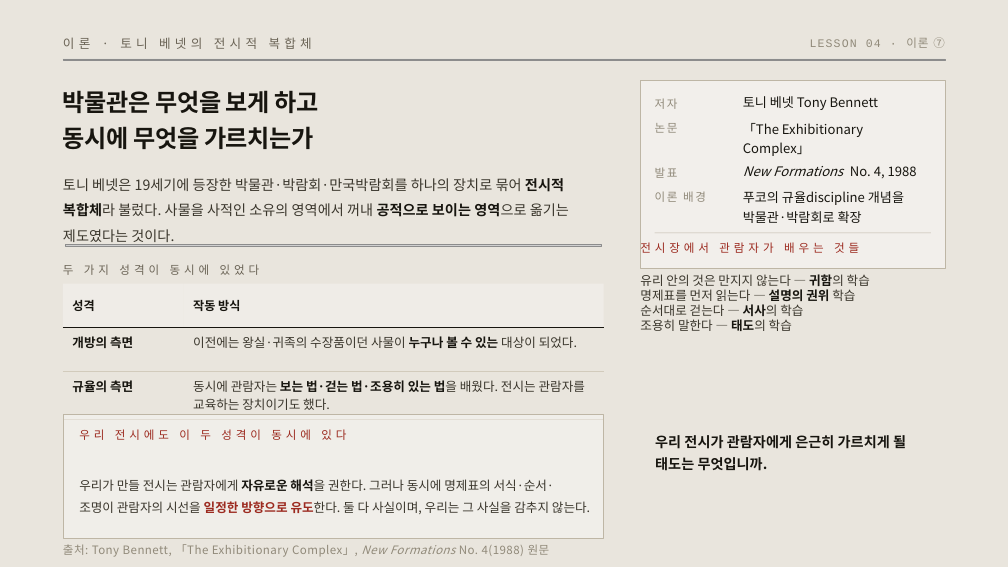
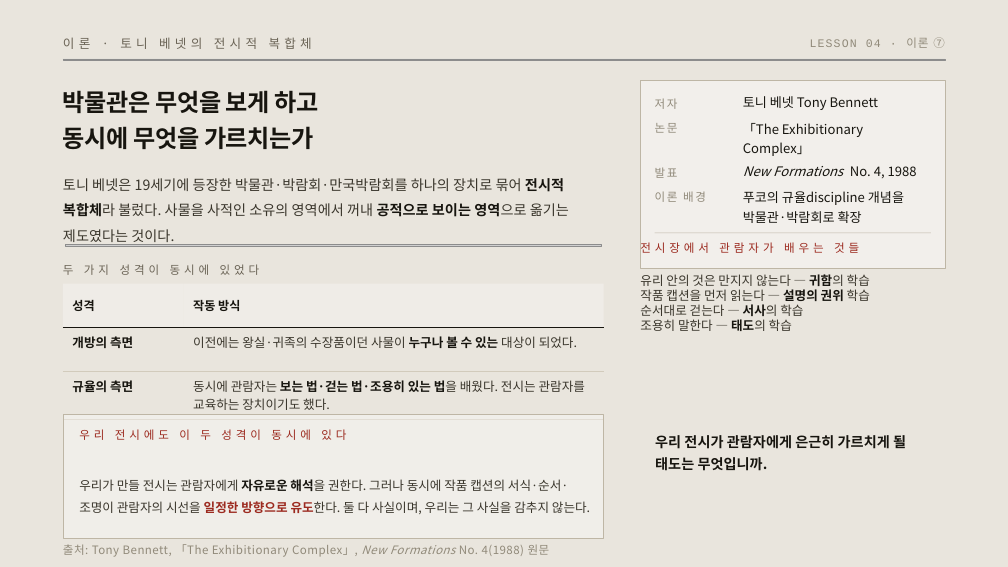
Before and after one commit to miran-artcode/museum, a slide deck: slide 23 of ppt/4차시_학생용_유물은_어떻게_만들어지는가.pptx. Drawn at 1008x567 pixels with LibreOffice and Linux fonts; fonts in the diff are those of the drawing; grey boxes stand for pictures; background and template pictures are left out. Boxes give left, top, right and bottom in pixels: in the first picture for what was removed or moved away, otherwise in the second. Text is boxed around its words. In the diff, an @@ line names an element or a change of style, - is before the commit and + after.

Commit message:
체크포인트 — 캡션 두 장 비교 자료 작업 전 저장

```diff
--- a/ppt/4차시_학생용_유물은_어떻게_만들어지는가.pptx
+++ b/ppt/4차시_학생용_유물은_어떻게_만들어지는가.pptx
@@ text at [640, 289, 870, 301]: text changed @@
-명제표를 먼저 읽는다 — 설명의 권위 학습
+작품 캡션을 먼저 읽는다 — 설명의 권위 학습
@@ text at [79, 479, 590, 514]: text changed @@
-우리가 만들 전시는 관람자에게 자유로운 해석을 권한다. 그러나 동시에 명제표의 서식·순서·조명이 관람자의 시선을 일정한 방향으로 유도한다. 둘 다 사실이며, 우리는 그 사실을 감추지 않는다.
+우리가 만들 전시는 관람자에게 자유로운 해석을 권한다. 그러나 동시에 작품 캡션의 서식·순서·조명이 관람자의 시선을 일정한 방향으로 유도한다. 둘 다 사실이며, 우리는 그 사실을 감추지 않는다.
```
Also in this commit, not shown: 8 other slides changed, 40 other files.
